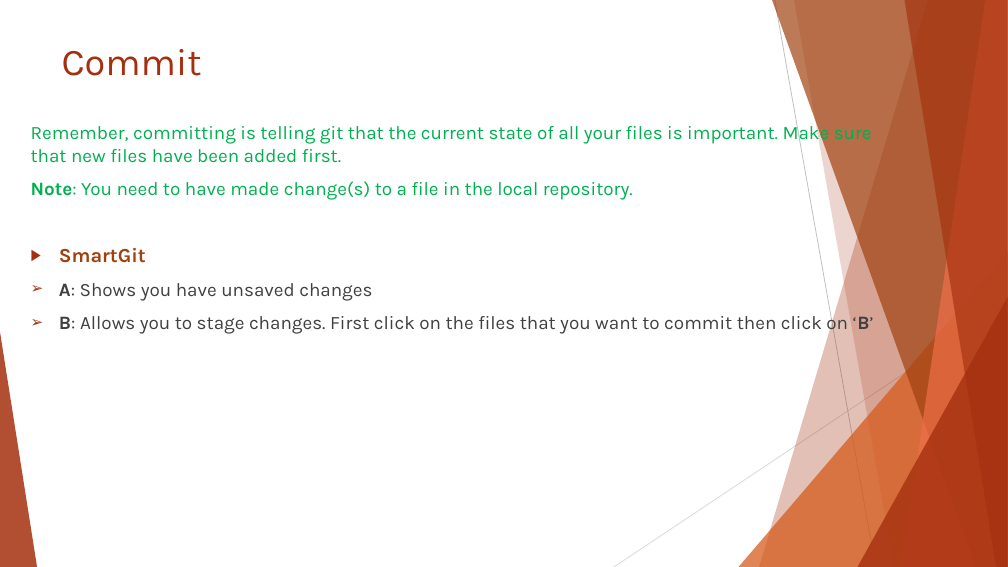
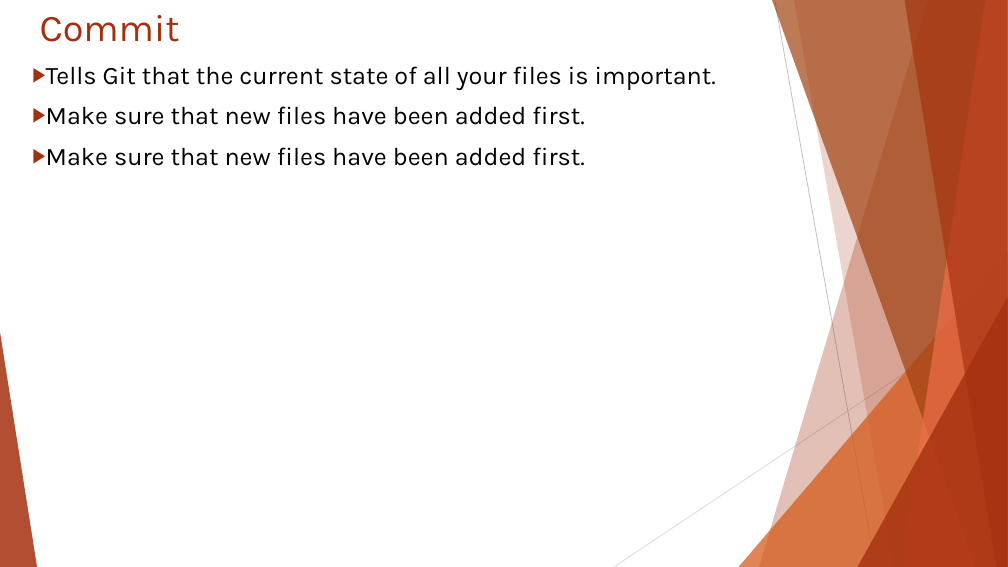
Before and after one commit to ICI3D/Sandbox, a slide deck: slide 9 of IntroToGitHub&SmartGit-v3.1.pptx (slide 7 before the commit). Drawn at 1008x567 pixels with LibreOffice and Linux fonts; fonts in the diff are those of the drawing. Boxes give left, top, right and bottom in pixels: in the first picture for what was removed or moved away, otherwise in the second. Text is boxed around its words. In the diff, an @@ line names an element or a change of style, - is before the commit and + after.

```diff
--- a/IntroToGitHub&SmartGit-v3.1.pptx
+++ b/IntroToGitHub&SmartGit-v3.1.pptx
@@ title "Commit": place and size @@
-title "Commit" at [62,49,202,76]
+title "Commit" at [40,15,180,42]
@@ text at [46,66,716,166]: text changed; size 18 to 24 pt; text colour #00B050 to #000000 @@
-Remember, committing is telling git that the current state of all your files is important. Make sure that new files have been added first.
-  Note: You need to have made change(s) to a file in the local repository.
-▶ SmartGit
-➢ A: Shows you have unsaved changes
-➢ B: Allows you to stage changes. First click on the files that you want to commit then click on ‘B’
+▶ Tells Git that the current state of all your files is important.
+▶ Make sure that new files have been added first.
+▶ Make sure that new files have been added first.
```
Also in this commit, not shown: 6 other slides changed, 6 slides added, 3 slides removed, 1 other file.
